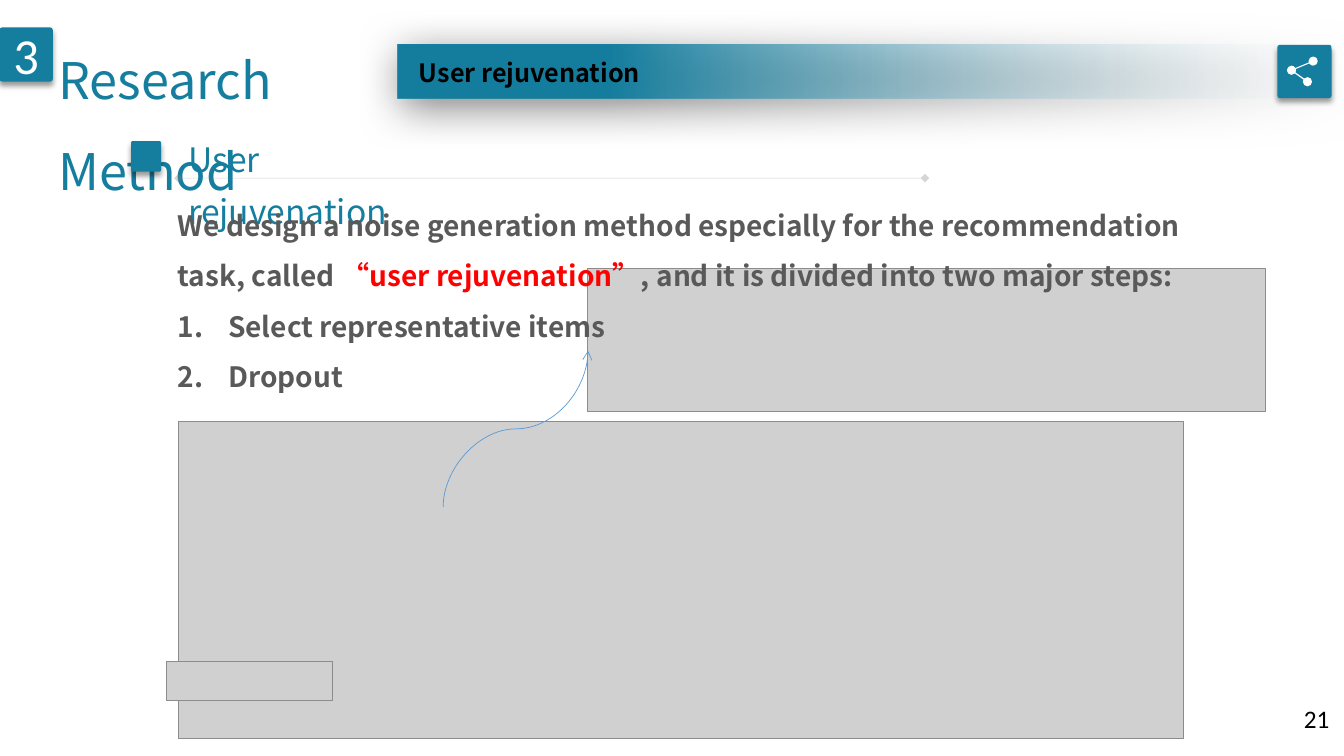
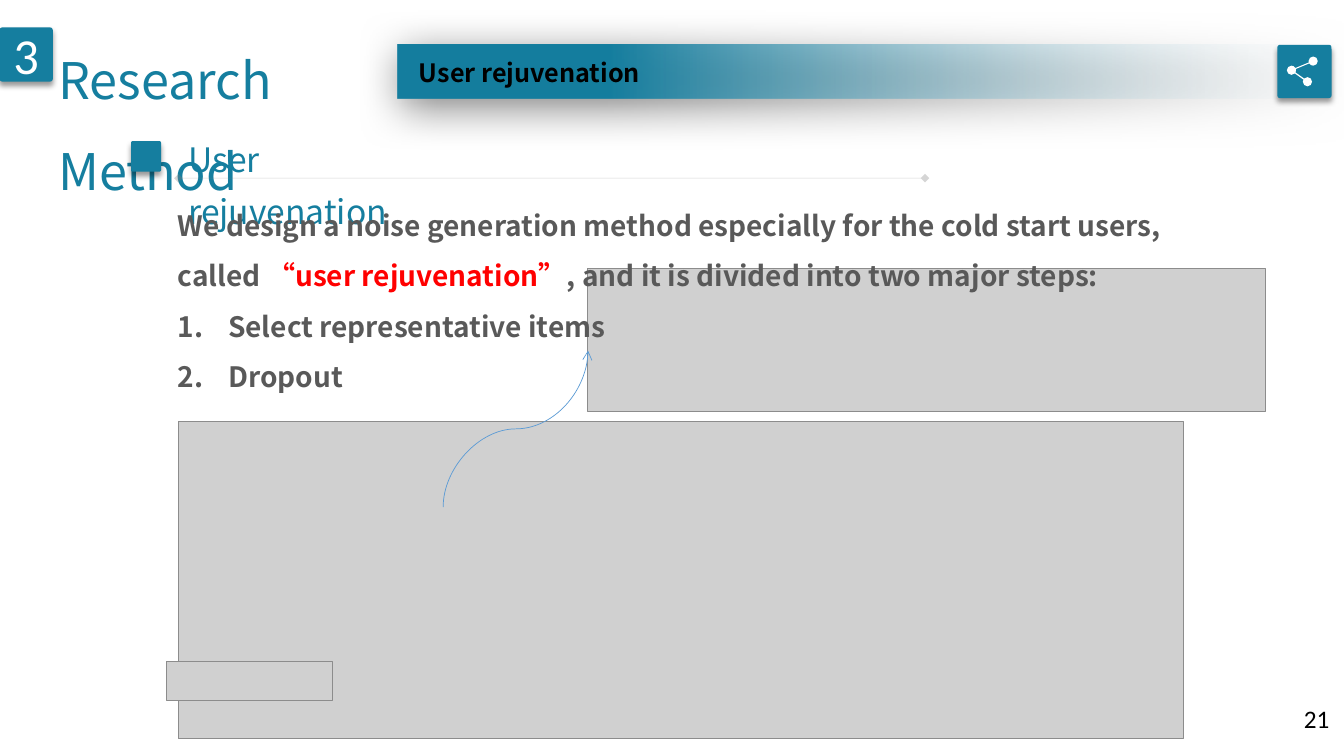
Before and after one commit to geminiwoo/oral-exam, a slide deck: slide 21 of 口試.pptx. Drawn at 1344x756 pixels with LibreOffice and Linux fonts; fonts in the diff are those of the drawing; grey boxes stand for pictures. Boxes give left, top, right and bottom in pixels: in the first picture for what was removed or moved away, otherwise in the second. Text is boxed around its words. In the diff, an @@ line names an element or a change of style, - is before the commit and + after.

```diff
--- a/口試.pptx
+++ b/口試.pptx
@@ text at <box>178,208,1161,294</box>: text changed @@
-We design a noise generation method especially for the recommendation task, called “user rejuvenation”, and it is divided into two major steps:
+We design a noise generation method especially for the cold start users, called “user rejuvenation”, and it is divided into two major steps:
```
Also in this commit, not shown: 2 other slides changed, 2 other files.
